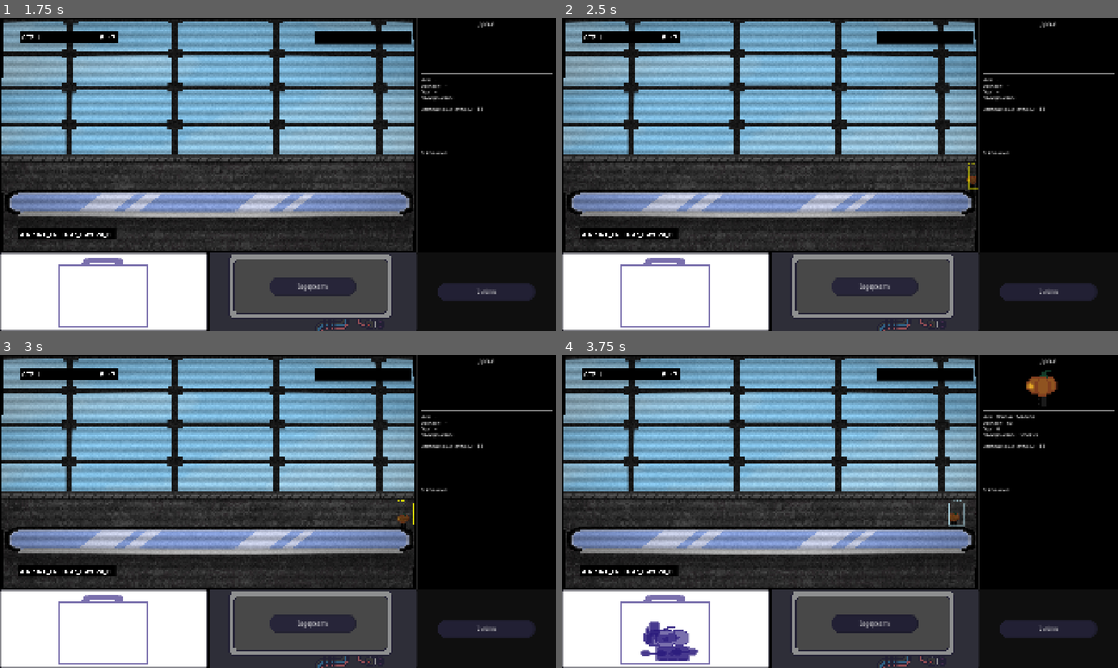
Above: before the commit, frames 1-4 (two rows, left to right).
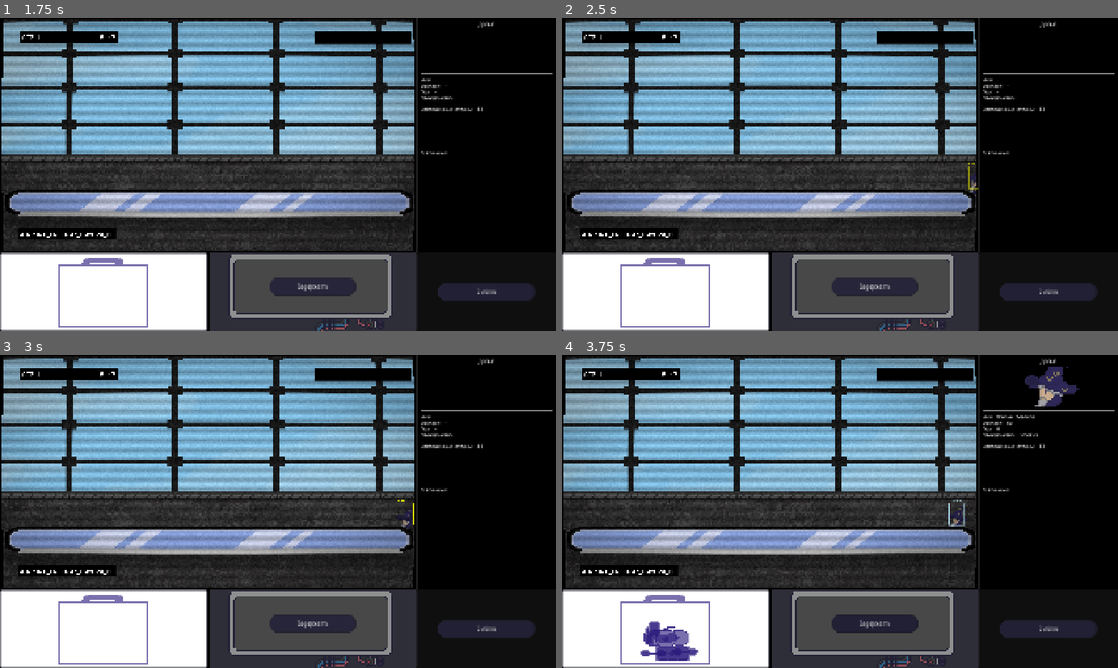
Above: after the commit, the same moments.

Repository: meowzyness/gayjam
Game: Godot game, scene res://Scenes/main_menu.tscn
Same seed, same stepped clock (60 frames per second), same inputs: the game is played once before the commit and once after it.
Inputs (mouse positions are in pixels of both pictures, inside the frame that each line leads up to):
- Up to frame 1 (1.75 s): click "Начать" at 0.5 s; click "Задержать" at 1.25 s
- Up to frame 2 (2.5 s): click "Задержать" at 2 s
- Up to frame 3 (3 s): click "Задержать" at 2.75 s
- Up to frame 4 (3.75 s): tap Enter at 3.5 s; move the mouse to (962, 514) at 3.52 s; click (962, 514) at 3.67 s

Frame 1 is identical in both runs. In frame 2, less than 0.1% of the frame differs, in the area x 72-75%, y 50-58%; in frame 3, 0.1%; in frame 4, 0.8%, in the area x 69-94%, y 3-55%.

Commit message:
Fix NPC textures in exported build and prevent infinite loop freeze

Diff:
--- a/Scripts/detection.gd
+++ b/Scripts/detection.gd
@@ -119,7 +119,12 @@
 
 
 func _draw() -> void:
+	var ui = get_tree().root.find_child("UI", true, false)
 	for i in tracked_boxes.keys():
+		if not tracked_targets.has(i) or not is_instance_valid(tracked_targets[i]):
+			continue
+		if not tracked_targets[i].personality:
+			continue
 		var rect = tracked_boxes[i]
 		var label := "%0.2f" % tracked_targets[i].personality.sussyness
 		var font := ThemeDB.fallback_font
@@ -137,7 +142,7 @@
 		if tracked_targets[i].hovered == true:
 			color = color.darkened(0.1)
 			label = tracked_targets[i].personality.name
-		if tracked_targets[i] == $/root/Node2D/CanvasLayer/UI.target:
+		if ui and ui.target and tracked_targets[i] == ui.target:
 			color = Color.LIGHT_BLUE
 			label = tracked_targets[i].personality.name
 			width = 4.0
--- a/Scripts/person.gd
+++ b/Scripts/person.gd
@@ -29,8 +29,9 @@
 
 func _on_input_event(_viewport: Node, event: InputEvent, _shape_idx: int) -> void:
 	if event is InputEventMouseButton and event.pressed:
-		if has_node("/root/Node2D/CanvasLayer/UI"):
-			$/root/Node2D/CanvasLayer/UI.update(self)
+		var ui = get_tree().root.find_child("UI", true, false)
+		if ui:
+			ui.update(self)
 
 func _on_mouse_entered() -> void:
 	hovered = true
@@ -61,8 +62,10 @@
 		velocity = direction * 50.0
 
 	if position.x < -2100:
-		if has_node("/root/Node2D/CanvasLayer/UI") and is_walker:
-			$/root/Node2D/CanvasLayer/UI.skipped(self)
+		if is_walker:
+			var ui = get_tree().root.find_child("UI", true, false)
+			if ui:
+				ui.skipped(self)
 		queue_free()
 	position += velocity * delta
 	sprite.position.y = offset_y
--- a/Scripts/personality.gd
+++ b/Scripts/personality.gd
@@ -16,6 +16,45 @@
 @export var baggage_y = []
 @export var having_danger = false
 
+const PEOPLE_M = [
+	"res://Sprites/people/civ_m_001.webp",
+	"res://Sprites/people/civ_m_002.webp",
+	"res://Sprites/people/civ_m_003.webp",
+	"res://Sprites/people/civ_m_004.webp",
+	"res://Sprites/people/civ_m_006.webp",
+	"res://Sprites/people/civ_m_007.webp",
+	"res://Sprites/people/civ_m_008.webp",
+	"res://Sprites/people/civ_m_009.webp",
+	"res://Sprites/people/civ_m_010.webp",
+	"res://Sprites/people/civ_m_012.webp",
+	"res://Sprites/people/civ_m_0013.webp"
+]
+
+const PEOPLE_F = [
+	"res://Sprites/people/civ_f_001t.webp",
+	"res://Sprites/people/civ_f_002t.webp",
+	"res://Sprites/people/civ_f_003.webp",
+	"res://Sprites/people/civ_f_004.webp",
+	"res://Sprites/people/civ_f_005.webp",
+	"res://Sprites/people/civ_f_006.webp",
+	"res://Sprites/people/civ_f_007.webp",
+	"res://Sprites/people/civ_f_008.webp"
+]
+
+const BAGGAGE_ITEMS = [
+	"res://Sprites/baggage/item_E1.png",
+	"res://Sprites/baggage/item_E3.png",
+	"res://Sprites/baggage/scan_item1.png",
+	"res://Sprites/baggage/scan_item3.png",
+	"res://Sprites/baggage/scan_item4.png",
+	"res://Sprites/baggage/scan_item5.png",
+	"res://Sprites/baggage/scan_item6.png"
+]
+
+const BAGGAGE_DANGER = [
+	"res://Sprites/baggage/scan_danger.png",
+	"res://Sprites/baggage/scan_danger1.png"
+]
 
 func is_guilty() -> bool:
 	return traitor
@@ -26,8 +65,10 @@
 func _init():
 	sex = Globals.sexes.pick_random()
 	citizenship = Globals.citizenship_types.pick_random()
-	while citizenship in Globals.ban['banned_citizenships']:
+	var cit_attempts = 0
+	while citizenship in Globals.ban['banned_citizenships'] and cit_attempts < 50:
 		citizenship = Globals.citizenship_types.pick_random()
+		cit_attempts += 1
 
 	randomize_name()
 	generate_age()
@@ -35,9 +76,11 @@
 	totaly_real_texture = texture
 
 	var amount_of_baggage = randi_range(3, 5)
-	while amount_of_baggage >= 0:
+	var bag_attempts = 0
+	while amount_of_baggage >= 0 and bag_attempts < 30:
+		bag_attempts += 1
 		var b = generate_baggage_texture()
-		if b not in Globals.ban['banned_baggage']:
+		if b and b not in Globals.ban['banned_baggage']:
 			baggage_x.append(randf_range(0, 1))
 			baggage_y.append(randf_range(0, 1))
 			baggage.append(b)
@@ -54,37 +97,16 @@
 
 
 func generate_texture():
-	var files = DirAccess.get_files_at("res://Sprites/people/")
-	var textures = []
-	for file in files:
-		if file.ends_with(".webp"):
-			if (file.contains("m") and sex == "М") or (file.contains("f") and sex == "Ж"):
-				textures.append(file)
-
-	if textures.size() > 0:
-		return load("res://Sprites/people/" + textures.pick_random())
+	var list = PEOPLE_M if sex == "М" else PEOPLE_F
+	return load(list.pick_random())
 
 
 func generate_baggage_texture():
-	var files = DirAccess.get_files_at("res://Sprites/baggage/")
-	var textures = []
-	for file in files:
-		if file.ends_with(".png") and file.contains("item"):
-			textures.append(file)
-
-	if textures.size() > 0:
-		return load("res://Sprites/baggage/" + textures.pick_random())
+	return load(BAGGAGE_ITEMS.pick_random())
 
 
 func generate_baggage_danger_texture():
-	var files = DirAccess.get_files_at("res://Sprites/baggage/")
-	var textures = []
-	for file in files:
-		if file.ends_with(".png") and file.contains("danger"):
-			textures.append(file)
-
-	if textures.size() > 0:
-		return load("res://Sprites/baggage/" + textures.pick_random())
+	return load(BAGGAGE_DANGER.pick_random())
 
 
 func generate_age():
@@ -134,8 +156,10 @@
 		r = randi_range(3, 3)
 	if r == 1:
 		totaly_real_texture = generate_texture()
-		while texture == totaly_real_texture:
+		var attempts = 0
+		while texture == totaly_real_texture and attempts < 20:
 			totaly_real_texture = generate_texture()
+			attempts += 1
 	elif r == 2:
 		having_danger = true
 		baggage_x.append(randf_range(0, 1))
Not shown, added: export_presets.cfg
Not shown, changed: .gitignore
